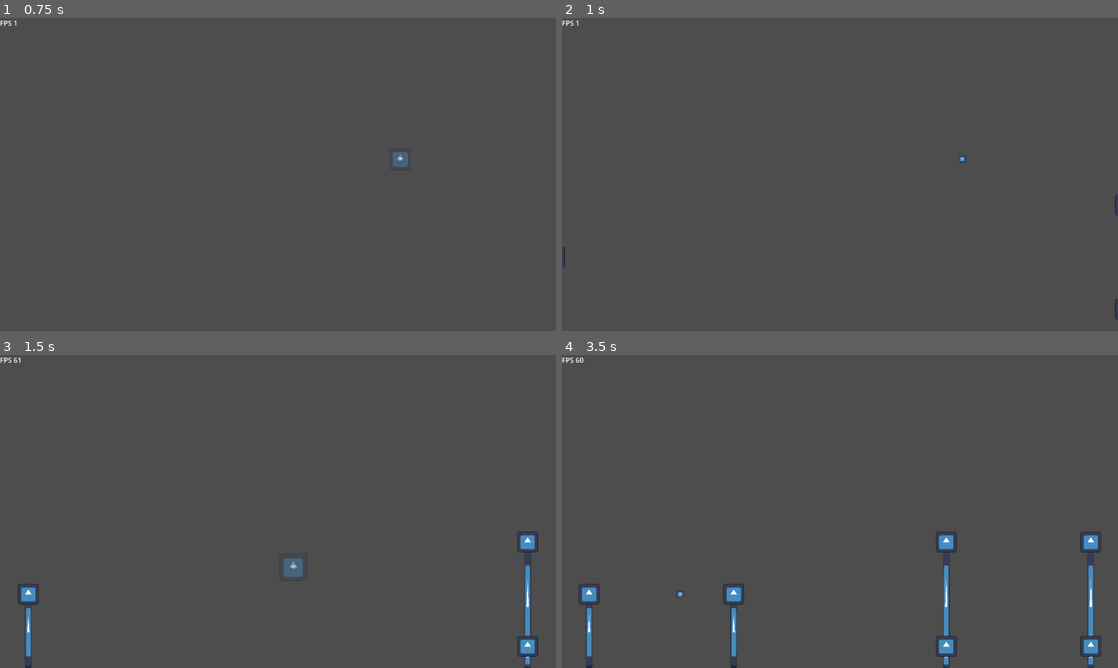
Above: before the commit, frames 1-4 (two rows, left to right).
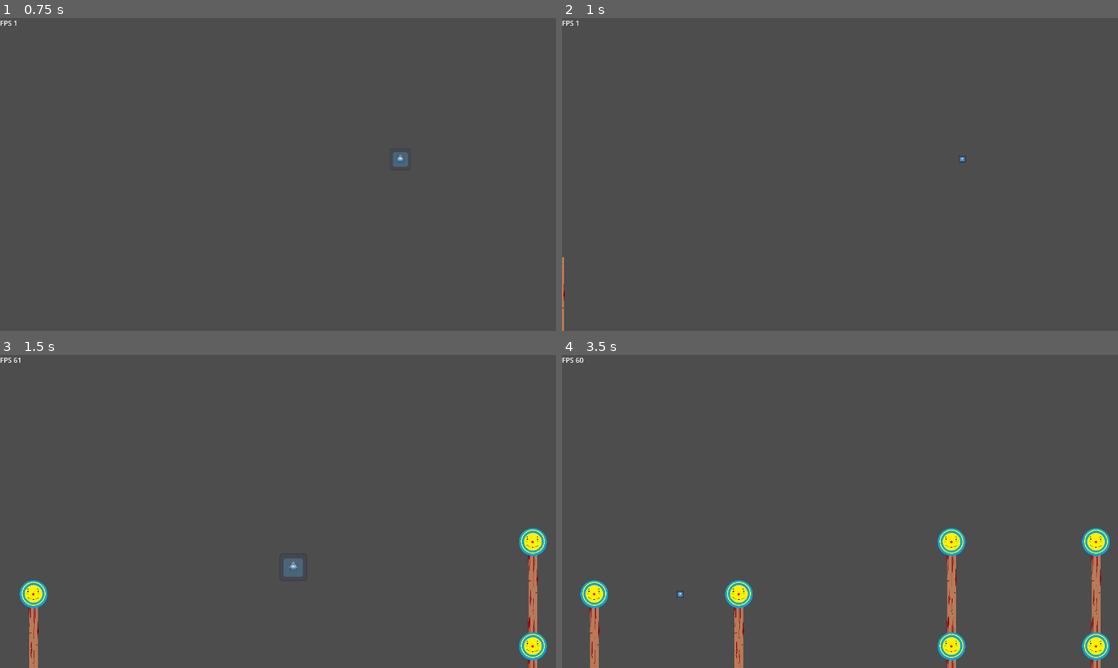
Above: after the commit, the same moments.

Repository: pewpewpewman/Rouge-Gallery
Game: Godot game, scene res://Main/main.tscn
The game is run twice, just before and just after one commit, with the same random seed, the same clock (stepped at 60 frames per second) and the same inputs. The engine's default icon, where the game draws it, is replaced by a stand-in: a white triangle on a blue panel in a dark square.
Inputs (mouse positions are in pixels of both pictures, inside the frame that each line leads up to):
- Up to frame 1 (0.75 s): tap Enter at 0.5 s; move the mouse to (400, 158) at 0.52 s; press the mouse at (400, 158) at 0.53 s
- Up to frame 2 (1 s): no input
- Up to frame 3 (1.5 s): release the mouse at (400, 495) at 1.25 s; drag from (166, 527) to (544, 646) at 1.27 s
- Up to frame 4 (3.5 s): move the mouse to (895, 442) at 2.02 s; press the mouse at (895, 442) at 2.03 s; release the mouse at (895, 442) at 2.75 s; drag from (812, 574) to (678, 592) at 2.77 s

Frame 1 is identical in both runs. In frame 2, 0.1% of the frame differs, in the area x 0-100%, y 56-100%; in frame 3, 2.1%; in frame 4, 4.3%, in the area x 3-99%, y 55-100%.

Commit message:
added sprites and fixed bullet holes again

Diff:
--- a/Components/Bullet Holes/bullet_hole_base.gd
+++ b/Components/Bullet Holes/bullet_hole_base.gd
@@ -23,5 +23,5 @@
 	if (holeVictim.material == null || holeVictim.material is CanvasItemMaterial):
 		holeVictim.material = ShaderMaterial.new()
 	holeVictim.material.shader = bulletHoleShader
-	holeVictim.material.set_shader_parameter(bulletHoleSizeStringName, 0.075)
+	holeVictim.material.set_shader_parameter(bulletHoleSizeStringName, 10.0)
 	holeVictim.material.set_shader_parameter(shotLocationsStringName, shotLocations)
--- a/Components/Bullet Holes/bullet_hole_sprite_component.gd
+++ b/Components/Bullet Holes/bullet_hole_sprite_component.gd
@@ -16,7 +16,7 @@
 
 #it deeplt hurts my soul to do this, but for some reason _set() is not affected by it's attached object being changed
 func _process(delta: float) -> void:
-	holeVictimSprite.material.set_shader_parameter(imageScaleStringName, holeVictimSprite.global_scale)
+	holeVictimSprite.material.set_shader_parameter(imageScaleStringName, holeVictimSprite.get_rect().size * holeVictimSprite.global_scale)
 
 func _on_was_shot(player : PlayerCharacter) -> void:
 	var holeVictimSize : Vector2 = holeVictimSprite.get_rect().size * holeVictimSprite.global_scale
--- a/Items/base_item.gd
+++ b/Items/base_item.gd
@@ -1,10 +1,7 @@
 #Base class for items
+#Item classes are used to describe the behavior of an item
 class_name ItemBase
 extends Node
-
-static var itemName : StringName = "default item name"
-static var desc : StringName = "default item decs"
-static var numStacks : int = 0
 
 func on_pickup() -> void:
 	print("Default item pick up")
--- a/Targets/base_target.gd
+++ b/Targets/base_target.gd
@@ -29,8 +29,10 @@
 func _on_destroyed():
 	destroyed = true
 	dragger.remote_path = ""
+	play_death_anim()
 
-	#Get a random direction for the dying animation
+func play_death_anim():
+		#Get a random direction for the dying animation
 	var deathDirection : int = randi()
 	if deathDirection % 2 == 0:
 		deathDirection = -1
--- a/Targets/base_target.tscn
+++ b/Targets/base_target.tscn
@@ -5,14 +5,14 @@
 [ext_resource type="Script" path="res://Targets/base_target.gd" id="2_ls0ot"]
 [ext_resource type="PackedScene" uid="uid://caqp5vh4msyfa" path="res://Components/Bullet Holes/bullet_hole_sprite_component.tscn" id="3_15kn2"]
 
-[sub_resource type="RectangleShape2D" id="RectangleShape2D_7ogme"]
+[sub_resource type="RectangleShape2D" id="RectangleShape2D_r6p4b"]
+resource_local_to_scene = true
 size = Vector2(128, 128)
 
 [node name="BaseTarget" type="Sprite2D" node_paths=PackedStringArray("shootableComponent")]
 y_sort_enabled = true
 texture_repeat = 2
 position = Vector2(-4.76837e-07, -2.38419e-07)
-scale = Vector2(0.375, 0.375)
 texture = ExtResource("1_rljyf")
 region_rect = Rect2(0, 0, 256, 256)
 script = ExtResource("2_ls0ot")
@@ -23,9 +23,8 @@
 hitbox = NodePath("ShootingHitbox")
 
 [node name="ShootingHitbox" type="CollisionShape2D" parent="ShootableComponent"]
-position = Vector2(-6.35783e-06, -6.35782e-07)
-scale = Vector2(1, 1)
-shape = SubResource("RectangleShape2D_7ogme")
+position = Vector2(-3.33786e-06, 4.05312e-06)
+shape = SubResource("RectangleShape2D_r6p4b")
 
 [node name="BulletHoleComponent" parent="." node_paths=PackedStringArray("shootableComponent", "holeVictim") instance=ExtResource("3_15kn2")]
 position = Vector2(0, -3.8147e-06)
--- a/Targets/normal_target.tscn
+++ b/Targets/normal_target.tscn
@@ -1,7 +1,25 @@
-[gd_scene load_steps=3 format=3 uid="uid://crjqxgw0iewr0"]
+[gd_scene load_steps=5 format=3 uid="uid://crjqxgw0iewr0"]
 
 [ext_resource type="PackedScene" uid="uid://dhvwaqhy5mi32" path="res://Targets/base_target.tscn" id="1_qdtgu"]
+[ext_resource type="Texture2D" uid="uid://ccppo65x8yt0v" path="res://Targets/Target Assets/smiling_target.png" id="2_rq8we"]
 [ext_resource type="Script" path="res://Targets/normal_target.gd" id="2_uyk0m"]
 
+[sub_resource type="RectangleShape2D" id="RectangleShape2D_ehoug"]
+resource_local_to_scene = true
+size = Vector2(342, 342)
+
 [node name="NormalTarget" instance=ExtResource("1_qdtgu")]
+position = Vector2(0, 0)
+scale = Vector2(0.187134, 0.187135)
+texture = ExtResource("2_rq8we")
 script = ExtResource("2_uyk0m")
+
+[node name="ShootableComponent" parent="." index="0"]
+position = Vector2(-171, 171)
+
+[node name="ShootingHitbox" parent="ShootableComponent" index="1"]
+position = Vector2(171, -171)
+shape = SubResource("RectangleShape2D_ehoug")
+
+[node name="BulletHoleComponent" parent="." index="1"]
+position = Vector2(-171, 171)
--- a/Targets/target_stand.tscn
+++ b/Targets/target_stand.tscn
@@ -1,20 +1,21 @@
 [gd_scene load_steps=3 format=3 uid="uid://kvws4ujrc53u"]
 
-[ext_resource type="Texture2D" uid="uid://dn2tqeq0nxeun" path="res://icon.svg" id="1_bgcbf"]
+[ext_resource type="Texture2D" uid="uid://8kn4vrybcoi5" path="res://Targets/Target Assets/pole.png" id="1_sxej3"]
 [ext_resource type="Script" path="res://Targets/target_stand.gd" id="2_kmxxu"]
 
 [node name="TargetStand" type="Sprite2D"]
 y_sort_enabled = true
 texture_repeat = 2
-scale = Vector2(0.125, 1)
-texture = ExtResource("1_bgcbf")
-offset = Vector2(0, 64)
+scale = Vector2(0.25, 0.25)
+texture = ExtResource("1_sxej3")
+centered = false
 region_enabled = true
-region_rect = Rect2(0, 0, 128, 128)
+region_rect = Rect2(0, 0, 96, 632)
 script = ExtResource("2_kmxxu")
 
 [node name="TargetDragger" type="RemoteTransform2D" parent="."]
 editor_description = "Used to control the movement of the target up until its shot"
 y_sort_enabled = true
+position = Vector2(48, 0)
 update_rotation = false
 update_scale = false
--- a/stage.gd
+++ b/stage.gd
@@ -41,7 +41,7 @@
 			targetStandDir = 1
 
 		targetStand.position = streamSpawnPos[i]
-		targetStand.scale.y = (screenSize.y - targetStand.position.y) / targetStand.texture.get_height()
+		targetStand.region_rect.size.y = (screenSize.y - streamSpawnPos[i].y) / targetStand.scale.y
 
 		target.z_index = numStreams - i
 		targetStand.z_index = numStreams - i
Binary file added: Targets/Target Assets/pole.png
Not shown, added: Targets/Target Assets/pole.png.import
Binary file added: Targets/Target Assets/smiling_target.png
Not shown, added: Targets/Target Assets/smiling_target.png.import
